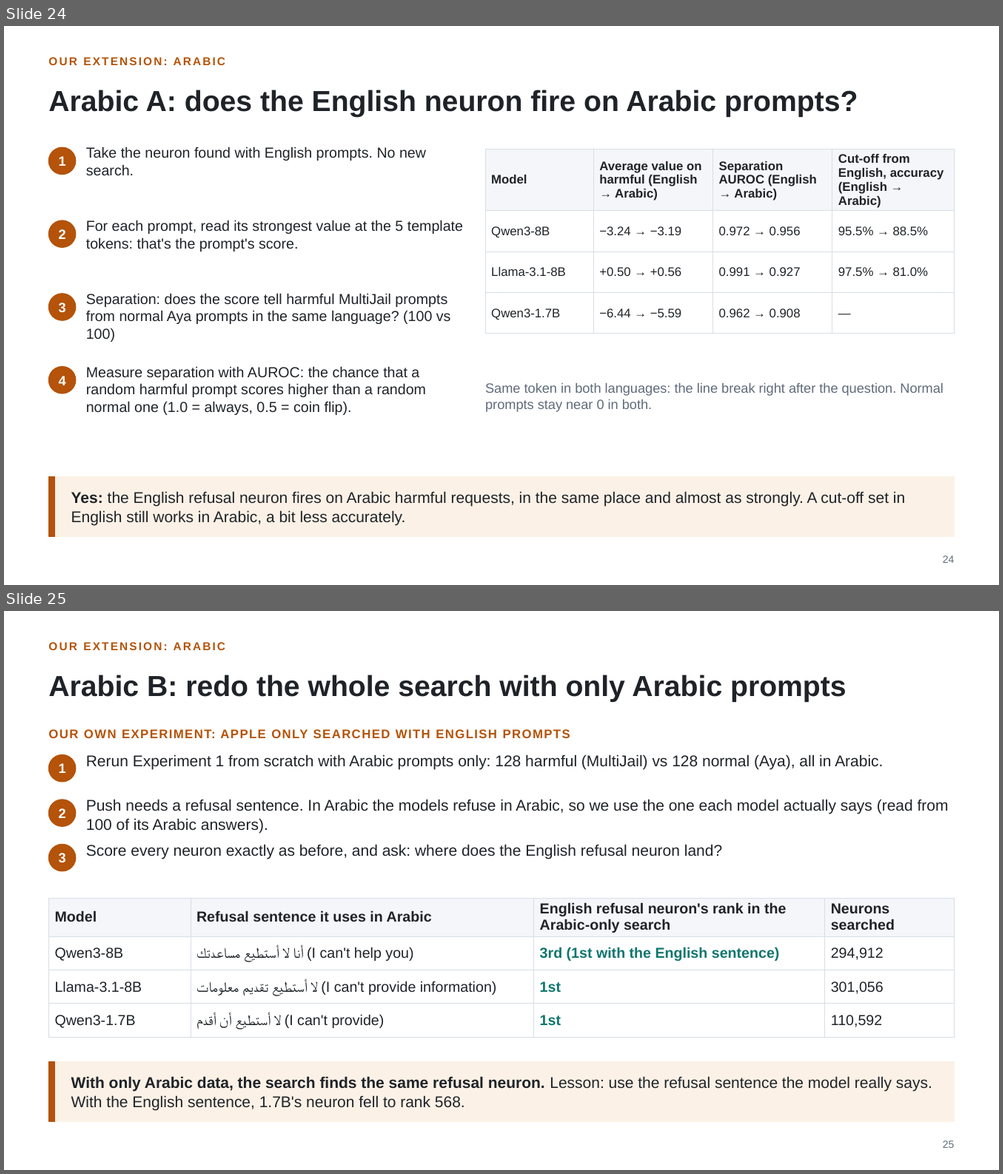
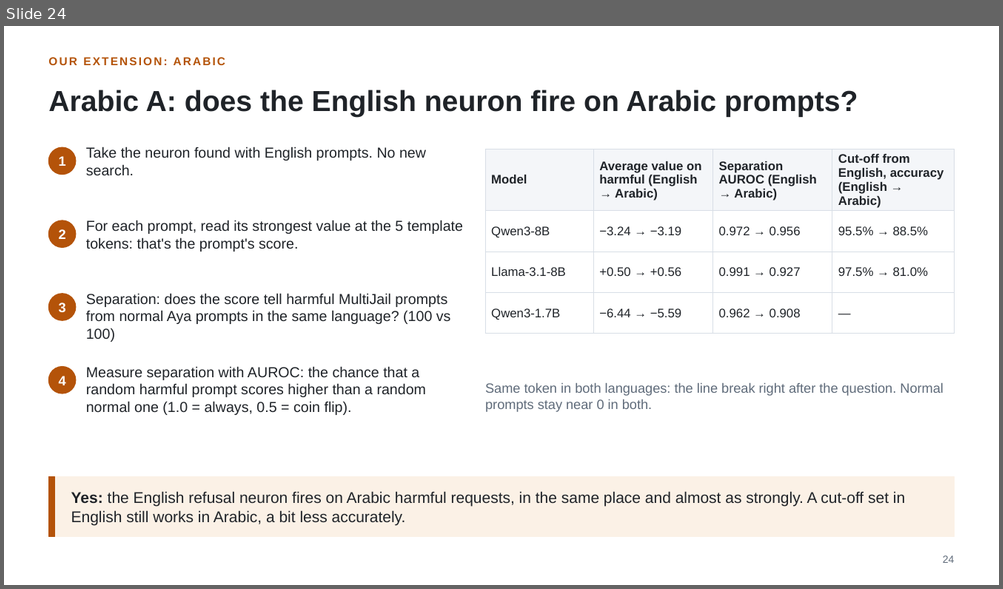
Before and after one commit to fjoad/refusal-neurons, a slide deck: slides/refusal_neurons_update.pptx. Shown one above the other, each under a label of ours: slides 24 and 25 before the commit, slide 24 after it. The pictures are 1003x1174 and 1003x589 pixels, drawn with LibreOffice and Linux fonts; fonts in the diff are those of the drawing. Boxes give left, top, right and bottom in pixels: in the first picture for what was removed or moved away, otherwise in the second. Text is boxed around its words. In the diff, an @@ line names an element or a change of style, - is before the commit and + after.

```diff
--- a/slides/refusal_neurons_update.pptx
+++ b/slides/refusal_neurons_update.pptx
@@ slide 25 removed at (4,611,999,1170), background #FFFFFF @@
@@ text removed at (48,642,226,650) @@
-OUR EXTENSION: ARABIC
@@ text removed at (48,675,846,702) @@
-Arabic B: redo the whole search with only Arabic prompts
@@ text removed at (48,729,570,738) @@
-OUR OWN EXPERIMENT: APPLE ONLY SEARCHED WITH ENGLISH PROMPTS
@@ ellipse removed at (48,755,76,782) @@
@@ text removed at (59,763,66,773) @@
-1
@@ text removed at (86,755,882,769) @@
-Rerun Experiment 1 from scratch with Arabic prompts only: 128 harmful (MultiJail) vs 128 normal (Aya), all in Arabic.
@@ ellipse removed at (48,800,76,826) @@
@@ text removed at (59,809,66,818) @@
-2
@@ text removed at (86,799,948,833) @@
-Push needs a refusal sentence. In Arabic the models refuse in Arabic, so we use the one each model actually says (read from 100 of its Arabic answers).
@@ ellipse removed at (48,845,76,871) @@
@@ text removed at (59,853,66,863) @@
-3
@@ text removed at (86,844,722,859) @@
-Score every neuron exactly as before, and ask: where does the English refusal neuron land?
@@ table removed at (48,898,954,1033), 4 rows, 4 columns @@
-Model | Refusal sentence it uses in Arabic | English refusal neuron's rank in the Arabic-only search | Neurons searched
-Qwen3-8B | أنا لا أستطيع مساعدتك (I can't help you) | 3rd (1st with the English sentence) | 294,912
-Llama-3.1-8B | لا أستطيع تقديم معلومات (I can't provide information) | 1st | 301,056
-Qwen3-1.7B | لا أستطيع أن أقدم (I can't provide) | 1st | 110,592
@@ rectangle removed at (48,1062,954,1122) @@
@@ rectangle removed at (48,1062,55,1122) @@
@@ text removed at (71,1076,932,1111) @@
-With only Arabic data, the search finds the same refusal neuron. Lesson: use the refusal sentence the model really says. With the English sentence, 1.7B's neuron fell to rank 568.
@@ text removed at (942,1141,954,1148) @@
-25
```
Also in this commit, not shown: 4 slides changed, 2 slides added, 3 other files.
